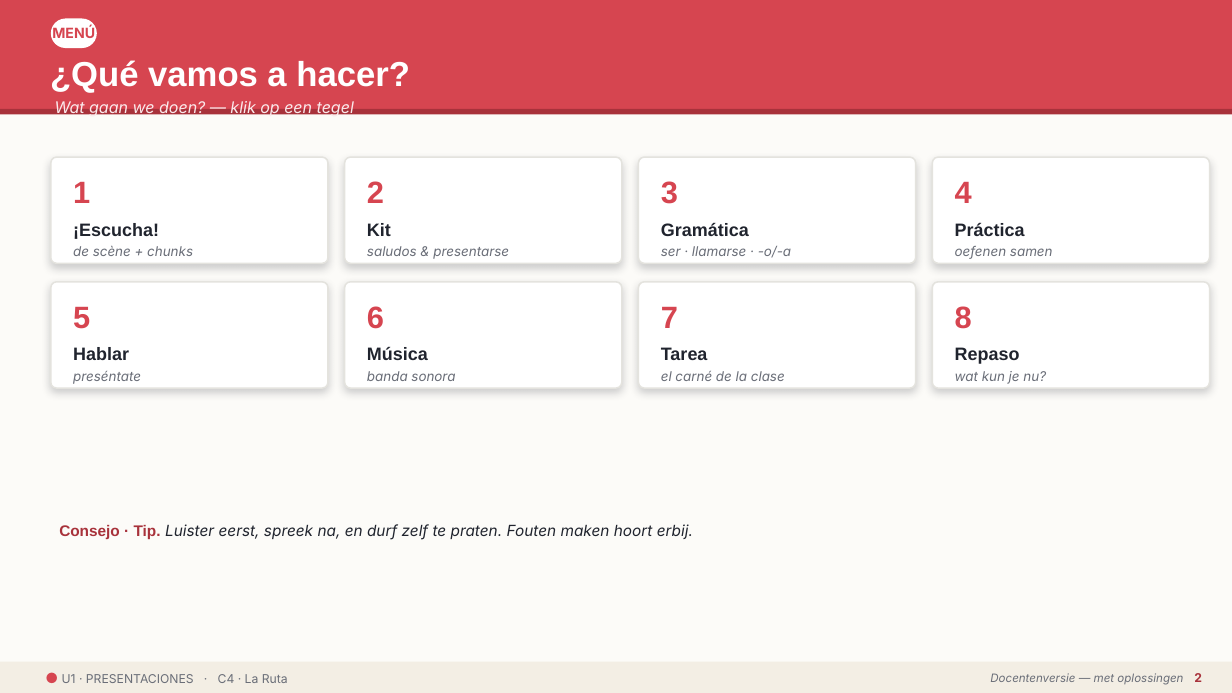
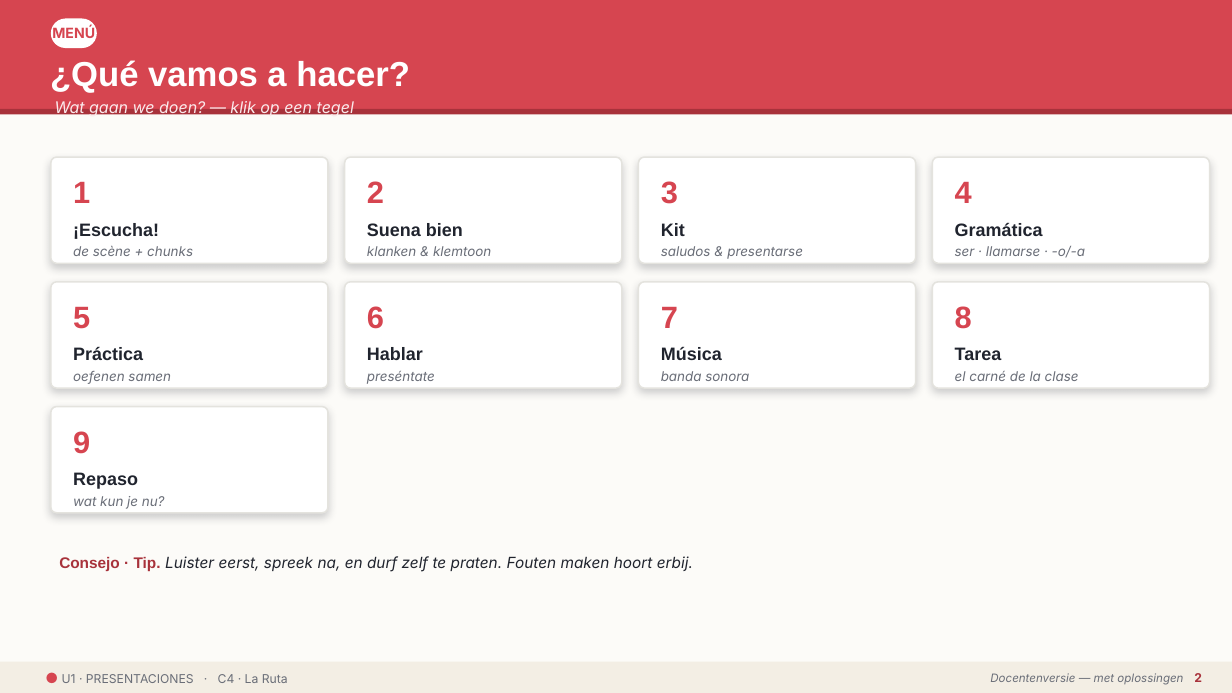
Before and after one commit to WimWuyts/espa-ol-en-la-pr-ctica, a slide deck: slide 2 of 03-build/pptx/C4_U1_docente.pptx. Drawn at 1232x693 pixels with LibreOffice and Linux fonts; fonts in the diff are those of the drawing. Boxes give left, top, right and bottom in pixels: in the first picture for what was removed or moved away, otherwise in the second. Text is boxed around its words. In the diff, an @@ line names an element or a change of style, - is before the commit and + after.

```diff
--- a/03-build/pptx/C4_U1_docente.pptx
+++ b/03-build/pptx/C4_U1_docente.pptx
@@ text at (367,223,491,256): text changed @@
-Kit
-saludos & presentarse
+Suena bien
+klanken & klemtoon
@@ text at (661,223,803,259): text changed @@
-Gramática
-ser · llamarse · -o/-a
+Kit
+saludos & presentarse
@@ text at (955,222,1085,258): text changed @@
-Práctica
-oefenen samen
+Gramática
+ser · llamarse · -o/-a
@@ text at (73,347,171,384): text changed @@
-Hablar
-preséntate
+Práctica
+oefenen samen
@@ text at (367,347,435,384): text changed @@
-Música
-banda sonora
+Hablar
+preséntate
@@ text at (661,347,749,381): text changed @@
-Tarea
-el carné de la clase
+Música
+banda sonora
@@ text at (955,347,1079,381): text changed @@
-Repaso
-wat kun je nu?
+Tarea
+el carné de la clase
@@ rounded rectangle added at (51,407,328,513), fill #FFFFFF, outline #E4E3DE 1.2 pt @@
@@ text added at (73,431,90,454), 24 pt, text #D64550, bold @@
+9
@@ text added at (73,472,165,509), 10.5 pt, text #6A6E78, italic @@
+Repaso
+wat kun je nu?
@@ text "Consejo · Tip. Luister eerst, ...": place and size @@
-text "Consejo · Tip. Luister eerst, ..." at (59,524,693,540)
+text "Consejo · Tip. Luister eerst, ..." at (59,556,693,572)
```
Also in this commit, not shown: 10 other slides changed, 1 slide added, 13 other files.
